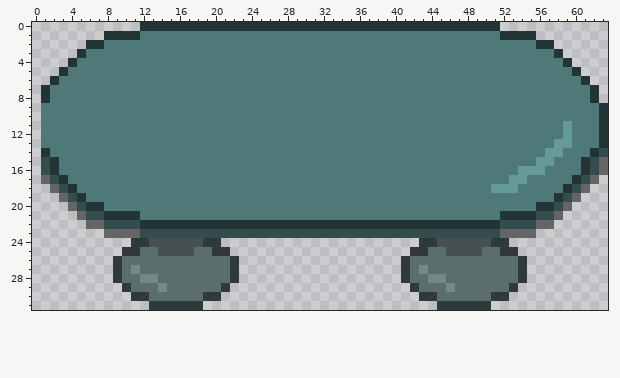
One commit to this pixel-art sprite: Assets/Interactables/PlainSurfaces/oval-table.png. Above is the file before it was changed.
The file is 64x32 pixels.
After:
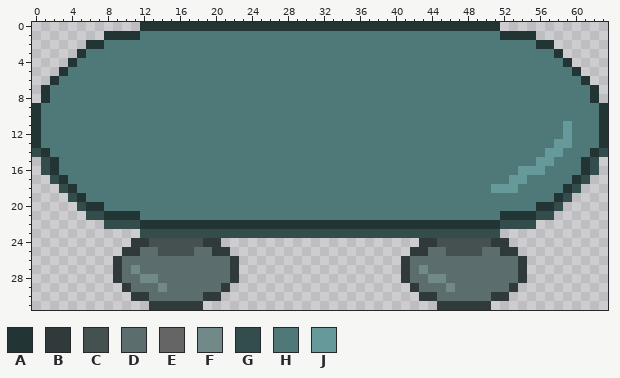
Palette (. is transparent): A #233434  B #313a3a  C #455151  D #5b6d6d  E #656565  F #728989  G #334d4d  H #4f7979  J #669a9a
Change:
@@ x 0..63 @@
  8 .AHHHHHHHHHHHHHHHHHHHHHHHHHHHHHHHHHHHHHHHHHHHHHHHHHHHHHHHHHHHHA.
- 9 .HHHHHHHHHHHHHHHHHHHHHHHHHHHHHHHHHHHHHHHHHHHHHHHHHHHHHHHHHHHHHHA
-10 .HHHHHHHHHHHHHHHHHHHHHHHHHHHHHHHHHHHHHHHHHHHHHHHHHHHHHHHHHHHHHHA
-11 .HHHHHHHHHHHHHHHHHHHHHHHHHHHHHHHHHHHHHHHHHHHHHHHHHHHHHHHHHHJHHHA
-12 .HHHHHHHHHHHHHHHHHHHHHHHHHHHHHHHHHHHHHHHHHHHHHHHHHHHHHHHHHHJHHHA
-13 .HHHHHHHHHHHHHHHHHHHHHHHHHHHHHHHHHHHHHHHHHHHHHHHHHHHHHHHHHJJHHHA
-14 .AHHHHHHHHHHHHHHHHHHHHHHHHHHHHHHHHHHHHHHHHHHHHHHHHHHHHHHHJJHHHAG
-15 .GAHHHHHHHHHHHHHHHHHHHHHHHHHHHHHHHHHHHHHHHHHHHHHHHHHHHHHJJHHHAGE
-16 .GAHHHHHHHHHHHHHHHHHHHHHHHHHHHHHHHHHHHHHHHHHHHHHHHHHHHJJJHHHHAGE
-17 .EGAHHHHHHHHHHHHHHHHHHHHHHHHHHHHHHHHHHHHHHHHHHHHHHHHHJJHHHHHAGE.
-18 ..EGAHHHHHHHHHHHHHHHHHHHHHHHHHHHHHHHHHHHHHHHHHHHHHHJJJHHHHHAGE..
-19 ...EGAHHHHHHHHHHHHHHHHHHHHHHHHHHHHHHHHHHHHHHHHHHHHHHHHHHHHAGE...
-20 ....EGAAHHHHHHHHHHHHHHHHHHHHHHHHHHHHHHHHHHHHHHHHHHHHHHHHAAGE....
-21 .....EGGAAAAHHHHHHHHHHHHHHHHHHHHHHHHHHHHHHHHHHHHHHHHAAAAGGE.....
-22 ......EEGGGGAAAAAAAAAAAAAAAAAAAAAAAAAAAAAAAAAAAAAAAAGGGGEE......
-23 ........EEEEGGGGGGGGGGGGGGGGGGGGGGGGGGGGGGGGGGGGGGGGEEEE........
+ 9 AHHHHHHHHHHHHHHHHHHHHHHHHHHHHHHHHHHHHHHHHHHHHHHHHHHHHHHHHHHHHHHA
+10 AHHHHHHHHHHHHHHHHHHHHHHHHHHHHHHHHHHHHHHHHHHHHHHHHHHHHHHHHHHHHHHA
+11 AHHHHHHHHHHHHHHHHHHHHHHHHHHHHHHHHHHHHHHHHHHHHHHHHHHHHHHHHHHJHHHA
+12 AHHHHHHHHHHHHHHHHHHHHHHHHHHHHHHHHHHHHHHHHHHHHHHHHHHHHHHHHHHJHHHA
+13 AHHHHHHHHHHHHHHHHHHHHHHHHHHHHHHHHHHHHHHHHHHHHHHHHHHHHHHHHHJJHHHA
+14 GAHHHHHHHHHHHHHHHHHHHHHHHHHHHHHHHHHHHHHHHHHHHHHHHHHHHHHHHJJHHHAG
+15 .GAHHHHHHHHHHHHHHHHHHHHHHHHHHHHHHHHHHHHHHHHHHHHHHHHHHHHHJJHHHAG.
+16 .GAHHHHHHHHHHHHHHHHHHHHHHHHHHHHHHHHHHHHHHHHHHHHHHHHHHHJJJHHHHAG.
+17 ..GAHHHHHHHHHHHHHHHHHHHHHHHHHHHHHHHHHHHHHHHHHHHHHHHHHJJHHHHHAG..
+18 ...GAHHHHHHHHHHHHHHHHHHHHHHHHHHHHHHHHHHHHHHHHHHHHHHJJJHHHHHAG...
+19 ....GAHHHHHHHHHHHHHHHHHHHHHHHHHHHHHHHHHHHHHHHHHHHHHHHHHHHHAG....
+20 .....GAAHHHHHHHHHHHHHHHHHHHHHHHHHHHHHHHHHHHHHHHHHHHHHHHHAAG.....
+21 ......GGAAAAHHHHHHHHHHHHHHHHHHHHHHHHHHHHHHHHHHHHHHHHAAAAGG......
+22 ........GGGGAAAAAAAAAAAAAAAAAAAAAAAAAAAAAAAAAAAAAAAAGGGG........
+23 ............GGGGGGGGGGGGGGGGGGGGGGGGGGGGGGGGGGGGGGGG............
 24 ...........BBCCCCCCBB......................BBCCCCCCBB...........
Changed places in both pictures, as pixel boxes (x1, y1, x2, y2):
changed: (32, 103, 140, 238)
erased: (500, 157, 608, 238)
